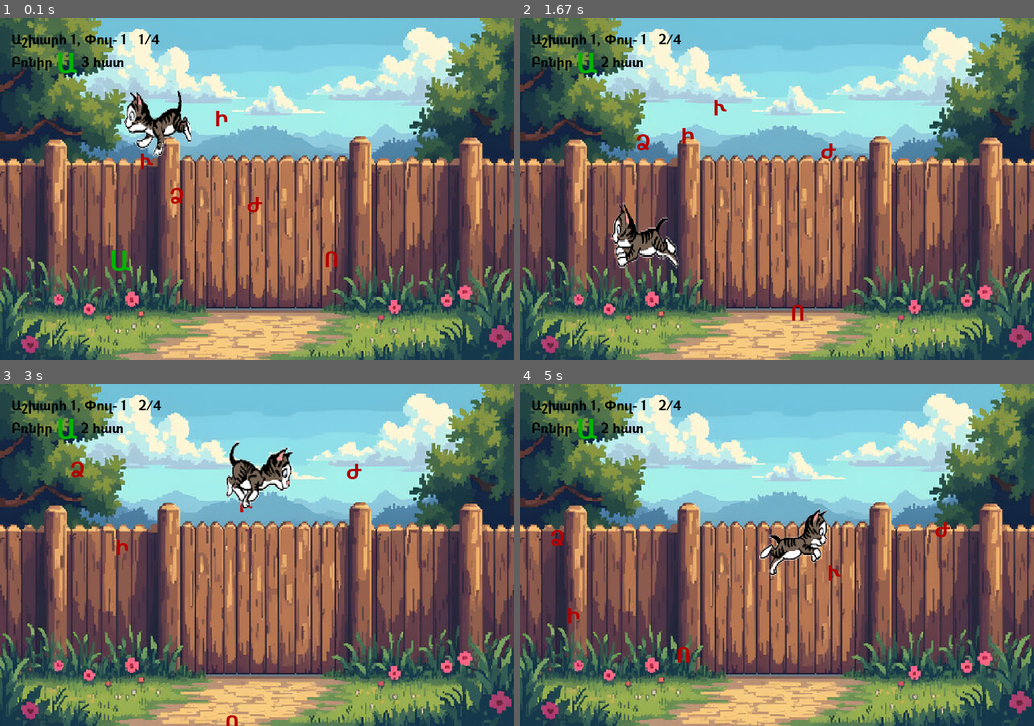
Above: before the commit, frames 1-4 (two rows, left to right).
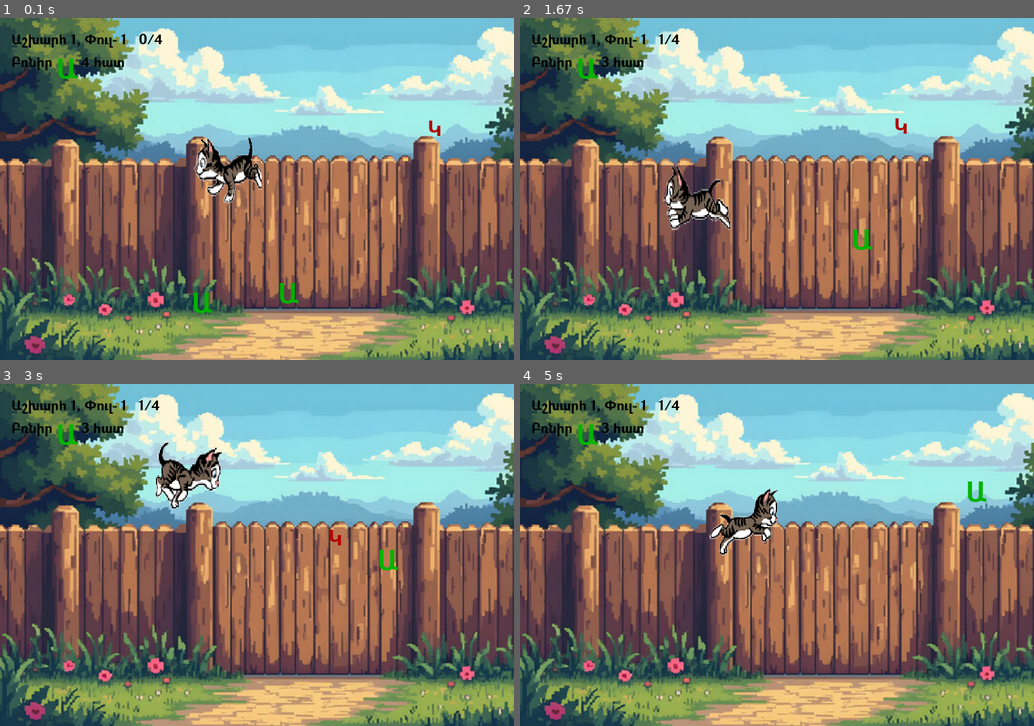
Above: after the commit, the same moments.

Repository: lilitstepanyan19/igra
Game: pygame game, started from igra_pygame/main.py
The game is run twice, just before and just after one commit, with the same random seed, the same clock (stepped at 60 frames per second) and the same inputs.
Inputs (mouse positions are in pixels of both pictures, inside the frame that each line leads up to):
- Up to frame 1 (0.1 s): no input
- Up to frame 2 (1.67 s): hold Right 0.33-0.8 s; move the mouse to (756, 202) at 0.37 s; click (782, 209) at 0.88 s; hold Up 1.17-1.47 s; move the mouse to (653, 192) at 1.2 s; click (617, 271) at 1.55 s
- Up to frame 3 (3 s): click "Բռնիր" at 1.88 s; click (123, 428) at 2.22 s; hold Right 2.5-2.97 s; click (267, 438) at 2.58 s
- Up to frame 4 (5 s): hold Left 3-3.53 s; click (591, 544) at 3.08 s; click (777, 596) at 3.62 s; click (972, 684) at 3.95 s; click (622, 428) at 4.28 s, where only the run after the commit has a clickable "3 հատ"; hold Down 4.57-4.87 s; click (694, 442) at 4.65 s; click (956, 643) at 4.95 s

The runs differ from the first frame. In frame 1, 60% of the frame differs, in the area x 0-100%, y 0-100%; in frame 2, 60%; in frame 3, 61%; in frame 4, 60%.

Commit message:
width worlds

Diff:
--- a/igra_pygame/base.py
+++ b/igra_pygame/base.py
@@ -1,10 +1,25 @@
 import importlib
+
+
+WORLD_WIDTH = 3000
+WORLD_HEIGHT = 600
+
+WIDTH, HEIGHT = 900, 600
 
 class WorldBase:
     armenian_letters = "ԱԲԳԴԵԶԷԸԹԺԻԼԽԾԿՀՁՂՃՄՅՆՇՈՉՊՋՌՍՎՏՐՑՈՒՓՔԵՕՖ"
 
     def __init__(self, game):
         self.game = game
+        self.score = 0
+        self.need = 1
+        self.target = None
+
+        # --- определяем мир и уровень по имени класса ---
+        name = self.__class__.__name__  # например World_1_1
+        _, w, l = name.split("_")
+        self.world_num = int(w)
+        self.level_num = int(l)
 
     def start(self):
         pass
@@ -16,67 +31,44 @@
         pass
 
     def draw_hud(self, screen):
-        name = self.__class__.__name__          # World_1_1
-        _, world_num, level_num = name.split("_")
-
-        hud = self.game.font_hud.render(
-            f"Աշխարհ {world_num}, Փուլ- {level_num}   {self.score}/{self.need}",
-            True,
-            (0, 0, 0)
-        )
-        take_text = f"Բռնիր "
+        take_text = "Բռնիր "
         count_text = f" {self.need - self.score} հատ"
 
-        # Рендерим отдельными текстами
+        # Рендерим части
         take_surf = self.game.font_hud.render(take_text, True, (0, 0, 0))
-        target_surf = self.game.font_good.render(
-            self.target, True, (0, 180, 0)
-        )  # цвет можно как в игре
+        target_surf = self.game.font_good.render(self.target, True, (0, 180, 0))
         count_surf = self.game.font_hud.render(count_text, True, (0, 0, 0))
 
-        # Позиции на экране
-        x = 20
-        y = 60
+        # Позиции
+        x, y = 20, 60
 
-        # Рисуем все подряд
-        self.game.screen.blit(take_surf, (x, y))
-        x += take_surf.get_width()  # сдвигаем X после первой части
-        self.game.screen.blit(target_surf, (x, y - 15))
+        # Рисуем HUD
+        screen.blit(take_surf, (x, y))
+        x += take_surf.get_width()
+        screen.blit(target_surf, (x, y - 5))
         x += target_surf.get_width()
-        self.game.screen.blit(count_surf, (x, y))
-        screen.blit(hud, (20, 20))
+        screen.blit(count_surf, (x, y))
+
+        # Дополнительно: WORLD / LEVEL
+        header_text = f"Աշխարհ {self.world_num}, Փուլ- {self.level_num}   {self.score}/{self.need}"
+        header_surf = self.game.font_hud.render(header_text, True, (0, 0, 0))
+        screen.blit(header_surf, (20, 20))
 
     def is_finished(self):
         return self.score >= self.need
 
     def next_world(self):
-        name = self.__class__.__name__  # например, World_1_1
-        _, world_num, level_num = name.split("_")
-        world_num = int(world_num)
-        level_num = int(level_num)
+        w, l = self.world_num, self.level_num + 1
 
-        # 1️⃣ Сначала пробуем следующий уровень в том же мире
-        next_level_num = level_num + 1
-        next_class_name = f"World_{world_num}_{next_level_num}"
-        module_name = f"worlds.world_{world_num}.world_{world_num}_{next_level_num}"
-
-        try:
-            module = importlib.import_module(module_name)
-            next_cls = getattr(module, next_class_name)
-            return next_cls(self.game)
-        except ModuleNotFoundError:
-            # если модуля нет → попробуем следующий мир
-            next_world_num = world_num + 1
-            next_level_num = 1
-            next_class_name = f"World_{next_world_num}_{next_level_num}"
+        for next_world_num, next_level_num in [(w, l), (w + 1, 1)]:
+            class_name = f"World_{next_world_num}_{next_level_num}"
             module_name = f"worlds.world_{next_world_num}.world_{next_world_num}_{next_level_num}"
             try:
                 module = importlib.import_module(module_name)
-                next_cls = getattr(module, next_class_name)
+                next_cls = getattr(module, class_name)
                 return next_cls(self.game)
-            except ModuleNotFoundError:
-                # следующего мира тоже нет → конец игры
-                return None
-        except AttributeError:
-            # если класс внутри модуля не найден
-            return None
+            except (ModuleNotFoundError, AttributeError):
+                continue
+
+        # следующего уровня или мира нет
+        return None
--- a/igra_pygame/main.py
+++ b/igra_pygame/main.py
@@ -1,20 +1,27 @@
 import pygame
 import sys
 import math
+from base import WORLD_WIDTH, WORLD_HEIGHT
 
 from worlds.world_1 import world_1_1
 
-WIDTH, HEIGHT = 900, 600
+SCREEN_WIDTH = 900
+SCREEN_HEIGHT = 600
 FPS = 60
 
-CAT_SPEED = 1.2
-MOUSE_SPEED = 0.08
 
+CAT_SPEED = 0.3
+MOUSE_SPEED = 0.02
+LETTER_SPEED = 0.5
+LETTER_MIN_SPEED = 0.5
+LETTER_MAX_SPEED = 2.0
 
 class Game:
     def __init__(self):
         pygame.init()
-        self.screen = pygame.display.set_mode((WIDTH, HEIGHT))
+        self.screen = pygame.display.set_mode((SCREEN_WIDTH, SCREEN_HEIGHT))
+        self.camera_x = 0
+
         pygame.display.set_caption("Cat Catch Letters 😺")
         self.clock = pygame.time.Clock()
 
@@ -28,8 +35,8 @@
         self.cat_frames = self.cat_right
         self.cat_index = 0
 
-        self.cat_x, self.cat_y = WIDTH // 2, HEIGHT // 2
-        self.CAT_BOUNDS = pygame.Rect(0, 100, WIDTH, HEIGHT - 100)
+        self.cat_x, self.cat_y = SCREEN_WIDTH // 2, SCREEN_HEIGHT // 2
+        self.CAT_BOUNDS = pygame.Rect(0, 100, WORLD_WIDTH, WORLD_HEIGHT - 250)
 
         # --- world system ---
         self.world = world_1_1.World_1_1(self)
@@ -66,9 +73,18 @@
         if keys[pygame.K_DOWN]:
             self.cat_y += CAT_SPEED
 
+        # --- CAMERA FOLLOW ---
+        self.camera_x = self.cat_x - SCREEN_WIDTH // 2
+
+        # ограничения камеры
+        if self.camera_x < 0:
+            self.camera_x = 0
+        if self.camera_x > WORLD_WIDTH - SCREEN_WIDTH:
+            self.camera_x = WORLD_WIDTH - SCREEN_WIDTH
+
         # mouse follow
         mx, my = pygame.mouse.get_pos()
-        dx = mx - self.cat_x
+        dx = mx - self.cat_x + self.camera_x
         dy = my - self.cat_y
         dist = math.hypot(dx, dy)
         if dist > 5:
@@ -117,7 +133,7 @@
                 else:
                     self.screen.fill((0, 0, 0))
                     win = self.font_good.render("YOU WIN 😺🎉", True, (255, 255, 255))
-                    self.screen.blit(win, (WIDTH // 2 - 120, HEIGHT // 2))
+                    self.screen.blit(win, (SCREEN_WIDTH // 2 - 120, SCREEN_HEIGHT // 2))
                     pygame.display.flip()
                     pygame.time.wait(4000)
                     running = False
@@ -127,7 +143,11 @@
             self.screen.fill((255, 255, 255))                      # очищаем экран
             self.world.draw(self.screen)                            # фон + буквы
             self.world.draw_hud(self.screen)                        # HUD
-            self.screen.blit(self.cat_frames[int(self.cat_index)], self.cat_rect)  # кот
+
+            screen_x = self.cat_x - self.camera_x
+            screen_y = self.cat_y
+            self.screen.blit(self.cat_frames[int(self.cat_index)],
+                             self.cat_frames[int(self.cat_index)].get_rect(center=(screen_x, screen_y)))
             pygame.display.flip()
             self.clock.tick(FPS)
 
--- a/igra_pygame/worlds/world_1/world_1_1.py
+++ b/igra_pygame/worlds/world_1/world_1_1.py
@@ -1,34 +1,55 @@
 import pygame
 import random
-from base import WorldBase
-
-WIDTH, HEIGHT = 900, 600
+from base import WorldBase, WORLD_WIDTH, WORLD_HEIGHT
+from main import SCREEN_HEIGHT, LETTER_SPEED, LETTER_MIN_SPEED, LETTER_MAX_SPEED
 
 
 class World_1_1(WorldBase):
 
     def start(self):
-        name = self.__class__.__name__  # World_1_1
-        _, world_num, level_num = name.split("_")
-
-        self.target = self.armenian_letters[int(world_num) - 1]
+        self.target = self.armenian_letters[self.world_num - 1]
+        self.letter_count = 7
 
         self.need = 4
         self.score = 0
 
-        self.bg = pygame.image.load("images/world_1/bg_1.jpg").convert()
-        self.bg = pygame.transform.scale(self.bg, (WIDTH, HEIGHT))
+        bg_img = pygame.image.load("images/world_1/bg_1.jpg").convert()
+
+        h = SCREEN_HEIGHT
+        scale = h / bg_img.get_height()
+        w = int(bg_img.get_width() * scale)
+
+        self.bg = pygame.transform.smoothscale(bg_img, (w, h))
+        self.bg_w = self.bg.get_width()
 
         self.letters = []
         self.spawn(7)
 
     def spawn(self, count):
-        self.letters.clear()
 
-        for _ in range(count):
-            l = self.target if random.random() < 0.7 else random.choice(self.armenian_letters)
-            x = random.randint(60, WIDTH - 60)
-            y = random.randint(140, HEIGHT - 60)
+
+        # Считаем, сколько правильных букв уже на экране
+        target_count = sum(1 for l in self.letters if l[0] == self.target)
+
+        # если нет ни одной правильной буквы, добавляем
+        if target_count == 0:
+            x = random.randint(60, WORLD_WIDTH - 60)
+            y = random.randint(140, WORLD_HEIGHT - 60)
+            vx = random.choice([-1, 1]) * LETTER_SPEED
+            vy = random.choice([-1, 1]) * LETTER_SPEED
+            #Разная скорость для букв
+            # vx = random.choice([-1, 1]) * random.uniform(LETTER_MIN_SPEED, LETTER_MAX_SPEED)
+            # vy = random.choice([-1, 1]) * random.uniform(LETTER_MIN_SPEED, LETTER_MAX_SPEED)
+            self.letters.append([self.target, x, y, vx, vy])
+
+        while len(self.letters) < count:
+            l = (
+                self.target
+                if random.random() < 0.7
+                else random.choice(self.armenian_letters)
+            )
+            x = random.randint(60, WORLD_WIDTH - 60)
+            y = random.randint(140, WORLD_HEIGHT - 60)
             vx = random.choice([-1, 1])
             vy = random.choice([-1, 1])
             self.letters.append([l, x, y, vx, vy])
@@ -39,26 +60,29 @@
         for l in self.letters:
             l[1] += l[3]
             l[2] += l[4]
-            if l[1] < 30 or l[1] > WIDTH - 30:
+            if l[1] < 30 or l[1] > WORLD_WIDTH - 30:
                 l[3] *= -1
-            if l[2] < 120 or l[2] > HEIGHT - 30:
+            if l[2] < 120 or l[2] > WORLD_HEIGHT - 30:
                 l[4] *= -1
 
         for l in self.letters[:]:
             text = self.game.font_good.render(l[0], True, (0, 180, 0))
             rect = text.get_rect(center=(l[1], l[2]))
-
             if cat_rect.colliderect(rect):
                 if l[0] == self.target:
                     self.score += 1
-                    self.letters.remove(l)
+                self.letters.remove(l)
+
+        # --- добиваем буквы до нужного количества ---
+        self.spawn(self.letter_count)
 
     def draw(self, screen):
-        screen.blit(self.bg, (0, 0))
+        for x in range(0, WORLD_WIDTH, self.bg_w):
+            screen.blit(self.bg, (x - self.game.camera_x, 0))
 
         for l in self.letters:
             if l[0] == self.target:
                 text = self.game.font_good.render(l[0], True, (0, 180, 0))
             else:
                 text = self.game.font_bad.render(l[0], True, (180, 0, 0))
-            screen.blit(text, (l[1], l[2]))
+            screen.blit(text, (l[1] - self.game.camera_x, l[2]))
--- a/igra_pygame/worlds/world_1/world_1_2.py
+++ b/igra_pygame/worlds/world_1/world_1_2.py
@@ -1,38 +1,50 @@
 import pygame
 import random
-from base import WorldBase
-
-WIDTH, HEIGHT = 900, 600
+from base import WorldBase, WORLD_WIDTH, WORLD_HEIGHT
+from main import SCREEN_HEIGHT, LETTER_SPEED
 
 
 class World_1_2(WorldBase):
 
     def start(self):
-        name = self.__class__.__name__  # World_1_1
-        _, world_num, level_num = name.split("_")
-
-        self.target = self.armenian_letters[int(world_num) - 1]
+        self.target = self.armenian_letters[self.world_num - 1]
+        self.letter_count = 7
 
         self.need = 4
         self.score = 0
 
-        self.bg = pygame.image.load("images/world_1/bg_2.jpg").convert()
-        self.bg = pygame.transform.scale(self.bg, (WIDTH, HEIGHT))
+        bg_img = pygame.image.load("images/world_1/bg_2.jpg").convert()
+
+        h = SCREEN_HEIGHT
+        scale = h / bg_img.get_height()
+        w = int(bg_img.get_width() * scale)
+
+        self.bg = pygame.transform.smoothscale(bg_img, (w, h))
+        self.bg_w = self.bg.get_width()
 
         self.letters = []
         self.spawn(7)
 
     def spawn(self, count):
-        self.letters.clear()
+        # Считаем, сколько правильных букв уже на экране
+        target_count = sum(1 for l in self.letters if l[0] == self.target)
 
-        for _ in range(count):
+        # если нет ни одной правильной буквы, добавляем
+        if target_count == 0:
+            x = random.randint(60, WORLD_WIDTH - 60)
+            y = random.randint(140, WORLD_HEIGHT - 60)
+            vx = random.choice([-1, 1]) * LETTER_SPEED
+            vy = random.choice([-1, 1]) * LETTER_SPEED
+            self.letters.append([self.target, x, y, vx, vy])
+
+        while len(self.letters) < count:
             l = (
                 self.target
                 if random.random() < 0.7
                 else random.choice(self.armenian_letters)
             )
-            x = random.randint(60, WIDTH - 60)
-            y = random.randint(140, HEIGHT - 60)
+            x = random.randint(60, WORLD_WIDTH - 60)
+            y = random.randint(140, WORLD_HEIGHT - 60)
             vx = random.choice([-1, 1])
             vy = random.choice([-1, 1])
             self.letters.append([l, x, y, vx, vy])
@@ -43,26 +55,29 @@
         for l in self.letters:
             l[1] += l[3]
             l[2] += l[4]
-            if l[1] < 30 or l[1] > WIDTH - 30:
+            if l[1] < 30 or l[1] > WORLD_WIDTH - 30:
                 l[3] *= -1
-            if l[2] < 120 or l[2] > HEIGHT - 30:
+            if l[2] < 120 or l[2] > WORLD_HEIGHT - 30:
                 l[4] *= -1
 
         for l in self.letters[:]:
             text = self.game.font_good.render(l[0], True, (0, 180, 0))
             rect = text.get_rect(center=(l[1], l[2]))
-
             if cat_rect.colliderect(rect):
                 if l[0] == self.target:
                     self.score += 1
-                    self.letters.remove(l)
+                self.letters.remove(l)
+
+        # --- добиваем буквы до нужного количества ---
+        self.spawn(self.letter_count)
 
     def draw(self, screen):
-        screen.blit(self.bg, (0, 0))
+        for x in range(0, WORLD_WIDTH, self.bg_w):
+            screen.blit(self.bg, (x - self.game.camera_x, 0))
 
         for l in self.letters:
             if l[0] == self.target:
                 text = self.game.font_good.render(l[0], True, (0, 180, 0))
             else:
                 text = self.game.font_bad.render(l[0], True, (180, 0, 0))
-            screen.blit(text, (l[1], l[2]))
+            screen.blit(text, (l[1] - self.game.camera_x, l[2]))
--- a/igra_pygame/worlds/world_2/world_2_1.py
+++ b/igra_pygame/worlds/world_2/world_2_1.py
@@ -1,38 +1,50 @@
 import pygame
 import random
-from base import WorldBase
-
-WIDTH, HEIGHT = 900, 600
+from base import WorldBase, WORLD_WIDTH, WORLD_HEIGHT
+from main import SCREEN_HEIGHT, LETTER_SPEED
 
 
 class World_2_1(WorldBase):
 
     def start(self):
-        name = self.__class__.__name__  # World_1_1
-        _, world_num, level_num = name.split("_")
-
-        self.target = self.armenian_letters[int(world_num) - 1]
+        self.target = self.armenian_letters[self.world_num - 1]
+        self.letter_count = 7
 
         self.need = 4
         self.score = 0
 
-        self.bg = pygame.image.load("images/world_2/bg_1.jpg").convert()
-        self.bg = pygame.transform.scale(self.bg, (WIDTH, HEIGHT))
+        bg_img = pygame.image.load("images/world_2/bg_1.jpg").convert()
+
+        h = SCREEN_HEIGHT
+        scale = h / bg_img.get_height()
+        w = int(bg_img.get_width() * scale)
+
+        self.bg = pygame.transform.smoothscale(bg_img, (w, h))
+        self.bg_w = self.bg.get_width()
 
         self.letters = []
         self.spawn(7)
 
     def spawn(self, count):
-        self.letters.clear()
+        # Считаем, сколько правильных букв уже на экране
+        target_count = sum(1 for l in self.letters if l[0] == self.target)
 
-        for _ in range(count):
+        # если нет ни одной правильной буквы, добавляем
+        if target_count == 0:
+            x = random.randint(60, WORLD_WIDTH - 60)
+            y = random.randint(140, WORLD_HEIGHT - 60)
+            vx = random.choice([-1, 1]) * LETTER_SPEED
+            vy = random.choice([-1, 1]) * LETTER_SPEED
+            self.letters.append([self.target, x, y, vx, vy])
+
+        while len(self.letters) < count:
             l = (
                 self.target
                 if random.random() < 0.7
                 else random.choice(self.armenian_letters)
             )
-            x = random.randint(60, WIDTH - 60)
-            y = random.randint(140, HEIGHT - 60)
+            x = random.randint(60, WORLD_WIDTH - 60)
+            y = random.randint(140, WORLD_HEIGHT - 60)
             vx = random.choice([-1, 1])
             vy = random.choice([-1, 1])
             self.letters.append([l, x, y, vx, vy])
@@ -43,26 +55,29 @@
         for l in self.letters:
             l[1] += l[3]
             l[2] += l[4]
-            if l[1] < 30 or l[1] > WIDTH - 30:
+            if l[1] < 30 or l[1] > WORLD_WIDTH - 30:
                 l[3] *= -1
-            if l[2] < 120 or l[2] > HEIGHT - 30:
+            if l[2] < 120 or l[2] > WORLD_HEIGHT - 30:
                 l[4] *= -1
 
         for l in self.letters[:]:
             text = self.game.font_good.render(l[0], True, (0, 180, 0))
             rect = text.get_rect(center=(l[1], l[2]))
-
             if cat_rect.colliderect(rect):
                 if l[0] == self.target:
                     self.score += 1
-                    self.letters.remove(l)
+                self.letters.remove(l)
+
+        # --- добиваем буквы до нужного количества ---
+        self.spawn(self.letter_count)
 
     def draw(self, screen):
-        screen.blit(self.bg, (0, 0))
+        for x in range(0, WORLD_WIDTH, self.bg_w):
+            screen.blit(self.bg, (x - self.game.camera_x, 0))
 
         for l in self.letters:
             if l[0] == self.target:
                 text = self.game.font_good.render(l[0], True, (0, 180, 0))
             else:
                 text = self.game.font_bad.render(l[0], True, (180, 0, 0))
-            screen.blit(text, (l[1], l[2]))
+            screen.blit(text, (l[1] - self.game.camera_x, l[2]))
--- a/igra_pygame/worlds/world_2/world_2_2.py
+++ b/igra_pygame/worlds/world_2/world_2_2.py
@@ -1,38 +1,50 @@
 import pygame
 import random
-from base import WorldBase
-
-WIDTH, HEIGHT = 900, 600
+from base import WorldBase, WORLD_WIDTH, WORLD_HEIGHT
+from main import SCREEN_HEIGHT, LETTER_SPEED
 
 
 class World_2_2(WorldBase):
 
     def start(self):
-        name = self.__class__.__name__  # World_1_1
-        _, world_num, level_num = name.split("_")
-
-        self.target = self.armenian_letters[int(world_num) - 1]
+        self.target = self.armenian_letters[self.world_num - 1]
+        self.letter_count = 7
 
         self.need = 4
         self.score = 0
 
-        self.bg = pygame.image.load("images/world_2/bg_2.jpg").convert()
-        self.bg = pygame.transform.scale(self.bg, (WIDTH, HEIGHT))
+        bg_img = pygame.image.load("images/world_2/bg_2.jpg").convert()
+
+        h = SCREEN_HEIGHT
+        scale = h / bg_img.get_height()
+        w = int(bg_img.get_width() * scale)
+
+        self.bg = pygame.transform.smoothscale(bg_img, (w, h))
+        self.bg_w = self.bg.get_width()
 
         self.letters = []
         self.spawn(7)
 
     def spawn(self, count):
-        self.letters.clear()
+        # Считаем, сколько правильных букв уже на экране
+        target_count = sum(1 for l in self.letters if l[0] == self.target)
 
-        for _ in range(count):
+        # если нет ни одной правильной буквы, добавляем
+        if target_count == 0:
+            x = random.randint(60, WORLD_WIDTH - 60)
+            y = random.randint(140, WORLD_HEIGHT - 60)
+            vx = random.choice([-1, 1]) * LETTER_SPEED
+            vy = random.choice([-1, 1]) * LETTER_SPEED
+            self.letters.append([self.target, x, y, vx, vy])
+
+        while len(self.letters) < count:
             l = (
                 self.target
                 if random.random() < 0.7
                 else random.choice(self.armenian_letters)
             )
-            x = random.randint(60, WIDTH - 60)
-            y = random.randint(140, HEIGHT - 60)
+            x = random.randint(60, WORLD_WIDTH - 60)
+            y = random.randint(140, WORLD_HEIGHT - 60)
             vx = random.choice([-1, 1])
             vy = random.choice([-1, 1])
             self.letters.append([l, x, y, vx, vy])
@@ -43,26 +55,29 @@
         for l in self.letters:
             l[1] += l[3]
             l[2] += l[4]
-            if l[1] < 30 or l[1] > WIDTH - 30:
+            if l[1] < 30 or l[1] > WORLD_WIDTH - 30:
                 l[3] *= -1
-            if l[2] < 120 or l[2] > HEIGHT - 30:
+            if l[2] < 120 or l[2] > WORLD_HEIGHT - 30:
                 l[4] *= -1
 
         for l in self.letters[:]:
             text = self.game.font_good.render(l[0], True, (0, 180, 0))
             rect = text.get_rect(center=(l[1], l[2]))
-
             if cat_rect.colliderect(rect):
                 if l[0] == self.target:
                     self.score += 1
-                    self.letters.remove(l)
+                self.letters.remove(l)
+
+        # --- добиваем буквы до нужного количества ---
+        self.spawn(self.letter_count)
 
     def draw(self, screen):
-        screen.blit(self.bg, (0, 0))
+        for x in range(0, WORLD_WIDTH, self.bg_w):
+            screen.blit(self.bg, (x - self.game.camera_x, 0))
 
         for l in self.letters:
             if l[0] == self.target:
                 text = self.game.font_good.render(l[0], True, (0, 180, 0))
             else:
                 text = self.game.font_bad.render(l[0], True, (180, 0, 0))
-            screen.blit(text, (l[1], l[2]))
+            screen.blit(text, (l[1] - self.game.camera_x, l[2]))
